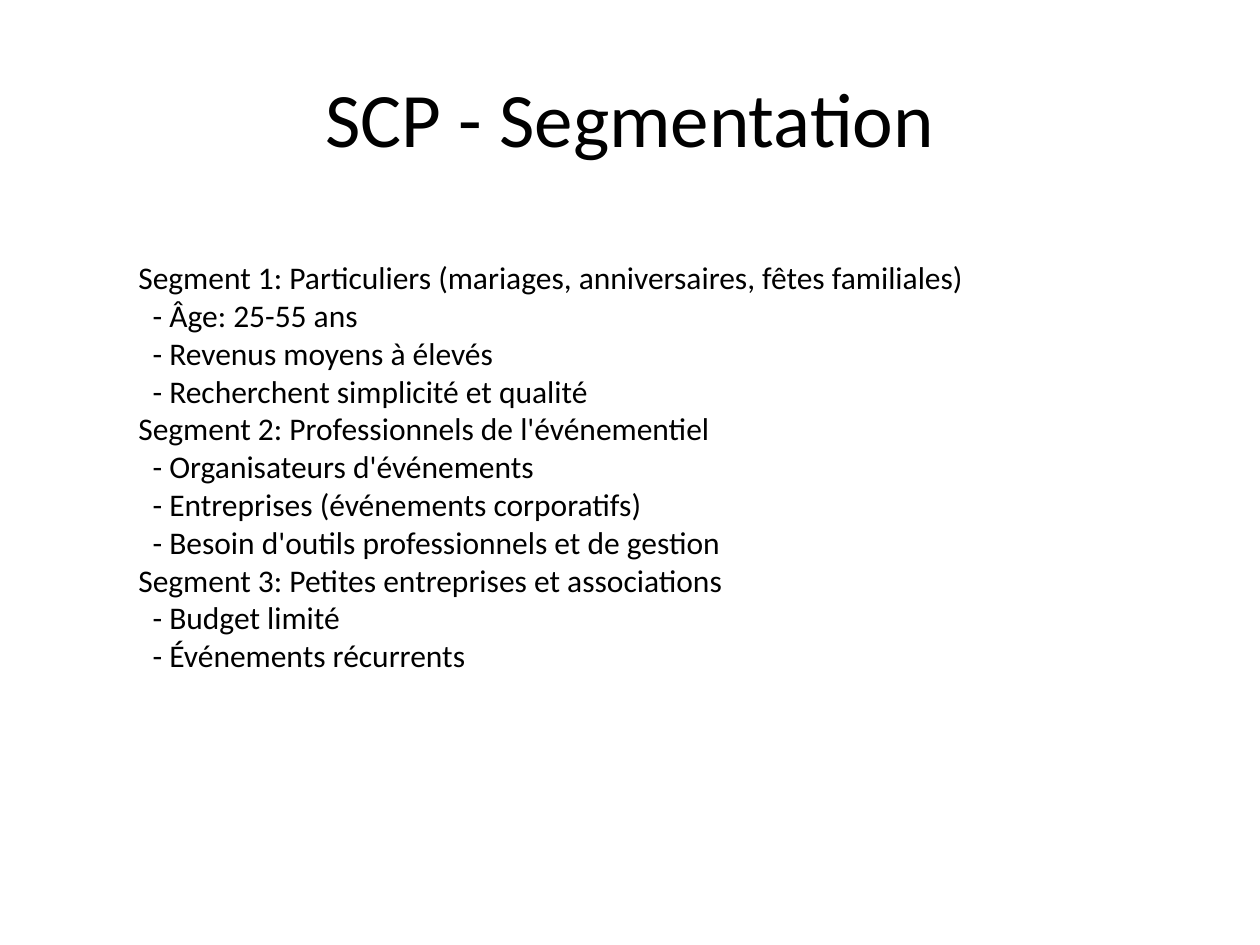
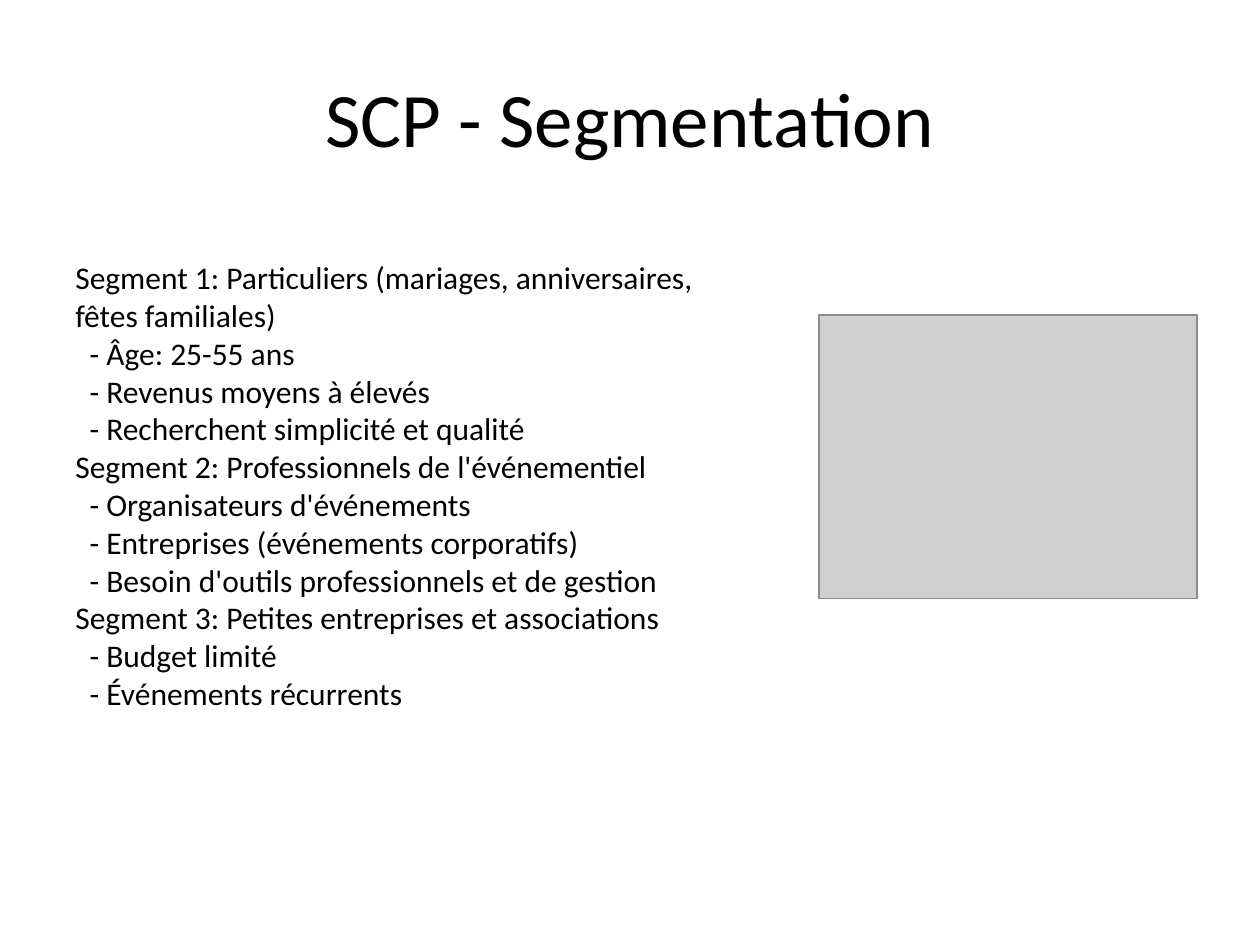
Before and after one commit to adnene1998/Spacy-spam-assasin-, a slide deck: slide 3 of Plan_Marketing_Plateforme_Gestion_Fetes.pptx. Drawn at 1260x945 pixels with LibreOffice and Linux fonts; fonts in the diff are those of the drawing; grey boxes stand for pictures. Boxes give left, top, right and bottom in pixels: in the first picture for what was removed or moved away, otherwise in the second. Text is boxed around its words. In the diff, an @@ line names an element or a change of style, - is before the commit and + after.

```diff
--- a/Plan_Marketing_Plateforme_Gestion_Fetes.pptx
+++ b/Plan_Marketing_Plateforme_Gestion_Fetes.pptx
@@ text "Segment 1: Particuliers (mariages, anniversaires, ..." rewrapped from box(138, 266, 963, 668) to box(75, 266, 692, 706) @@
@@ picture added at box(819, 315, 1197, 598) @@
```
Also in this commit, not shown: 5 other slides changed, 4 other files.
